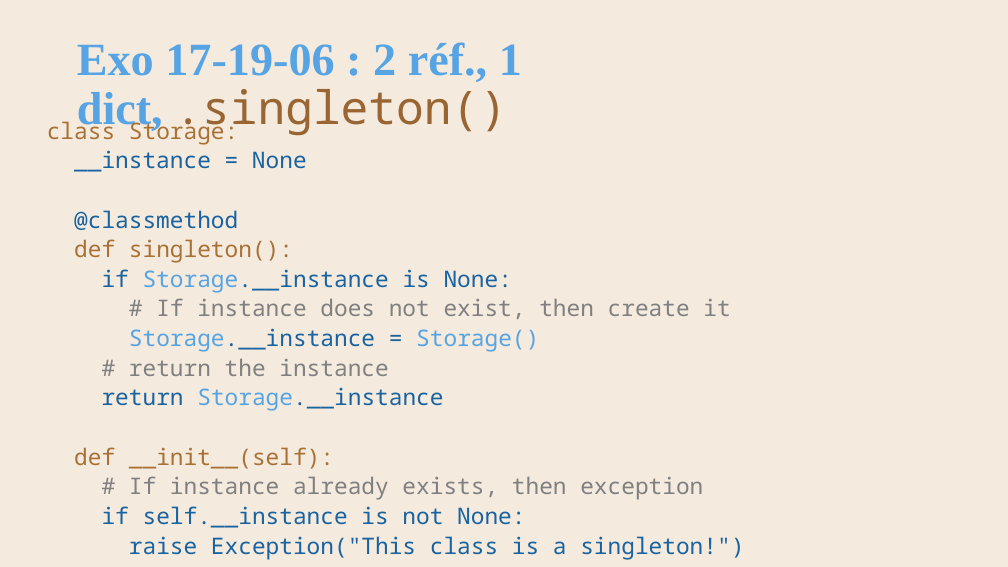
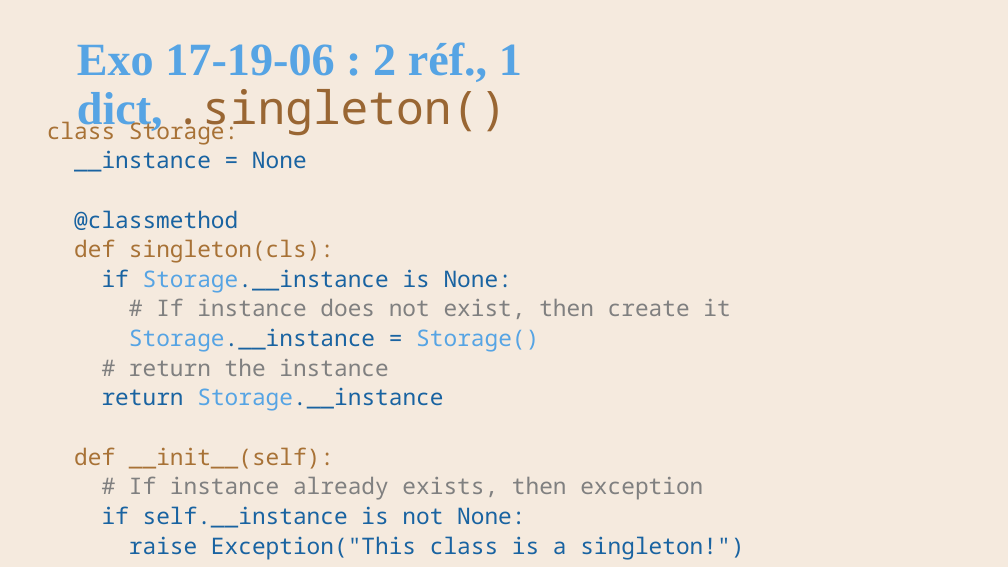
Before and after one commit to AlainWafflard/4IPO3, a slide deck: slide 67 of 17-POO-design-pattern/syllabus_17.pptx (slide 66 before the commit). Drawn at 1008x567 pixels with LibreOffice and Linux fonts; fonts in the diff are those of the drawing; background and template pictures are left out. Boxes give left, top, right and bottom in pixels: in the first picture for what was removed or moved away, otherwise in the second. Text is boxed around its words. In the diff, an @@ line names an element or a change of style, - is before the commit and + after.

```diff
--- a/17-POO-design-pattern/syllabus_17.pptx
+++ b/17-POO-design-pattern/syllabus_17.pptx
@@ text at box(74, 239, 334, 263): text changed @@
-def singleton():
+def singleton(cls):
```
Also in this commit, not shown: 7 other slides changed, 1 slide added, 6 slides removed, 2 other files.
